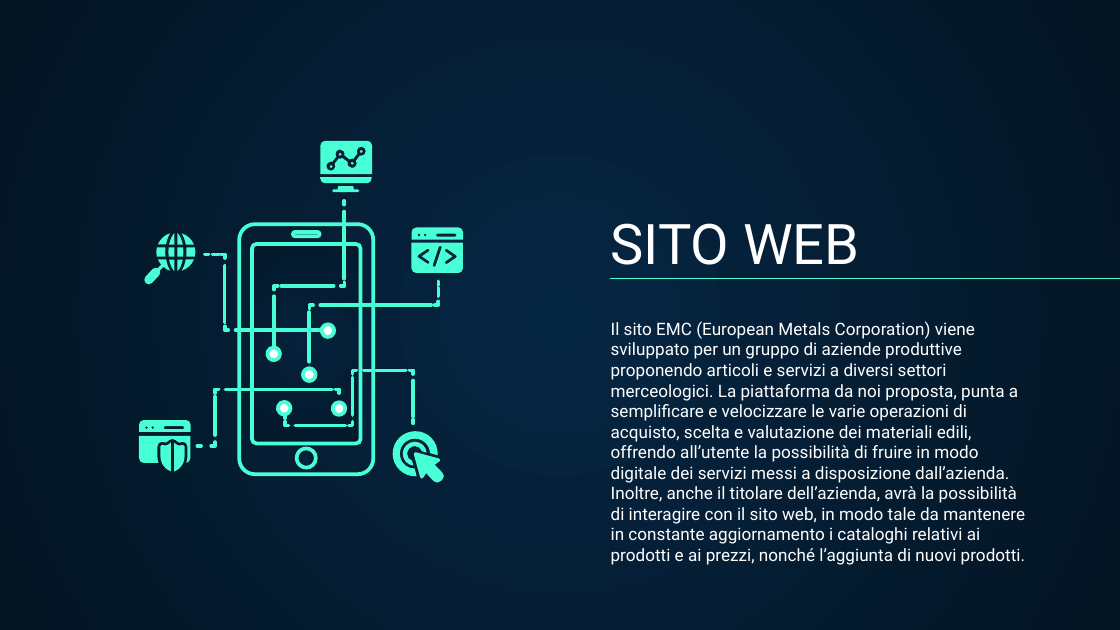
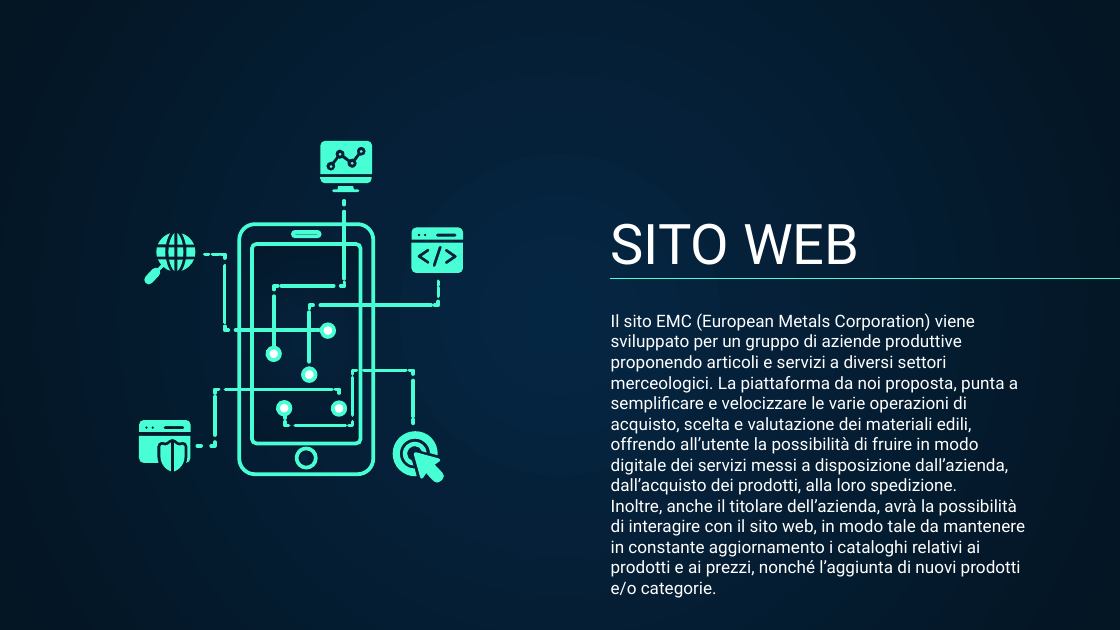
Before and after one commit to GiovanniUnisa/GiovanniUnisa, a slide deck: slide 5 of Presentazione.pptx. Drawn at 1120x630 pixels with LibreOffice and Linux fonts; fonts in the diff are those of the drawing. Boxes give left, top, right and bottom in pixels: in the first picture for what was removed or moved away, otherwise in the second. Text is boxed around its words. In the diff, an @@ line names an element or a change of style, - is before the commit and + after.

Commit message:
Update presentazione

```diff
--- a/Presentazione.pptx
+++ b/Presentazione.pptx
@@ subtitle at bbox=[611, 313, 1025, 577]: text changed @@
-Il sito EMC (European Metals Corporation) viene sviluppato per un gruppo di aziende produttive proponendo articoli e servizi a diversi settori merceologici. La piattaforma da noi proposta, punta a semplificare e velocizzare le varie operazioni di acquisto, scelta e valutazione dei materiali edili, offrendo all’utente la possibilità di fruire in modo digitale dei servizi messi a disposizione dall’azienda. Inoltre, anche il titolare dell’azienda, avrà la possibilità di interagire con il sito web, in modo tale da mantenere in constante aggiornamento i cataloghi relativi ai prodotti e ai prezzi, nonché l’aggiunta di nuovi prodotti.
+Il sito EMC (European Metals Corporation) viene sviluppato per un gruppo di aziende produttive proponendo articoli e servizi a diversi settori merceologici. La piattaforma da noi proposta, punta a semplificare e velocizzare le varie operazioni di acquisto, scelta e valutazione dei materiali edili, offrendo all’utente la possibilità di fruire in modo digitale dei servizi messi a disposizione dall’azienda, dall’acquisto dei prodotti, alla loro spedizione.
+Inoltre, anche il titolare dell’azienda, avrà la possibilità di interagire con il sito web, in modo tale da mantenere in constante aggiornamento i cataloghi relativi ai prodotti e ai prezzi, nonché l’aggiunta di nuovi prodotti e/o categorie.
```
Also in this commit, not shown: 4 other slides changed.
